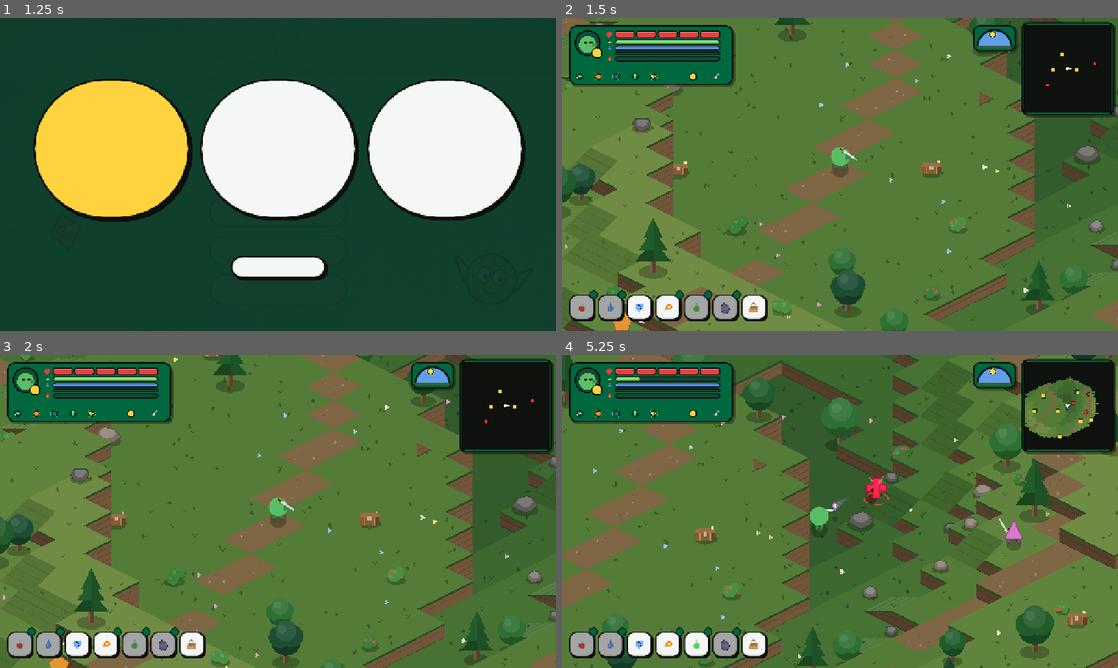
Above: before the commit, frames 1-4 (two rows, left to right).
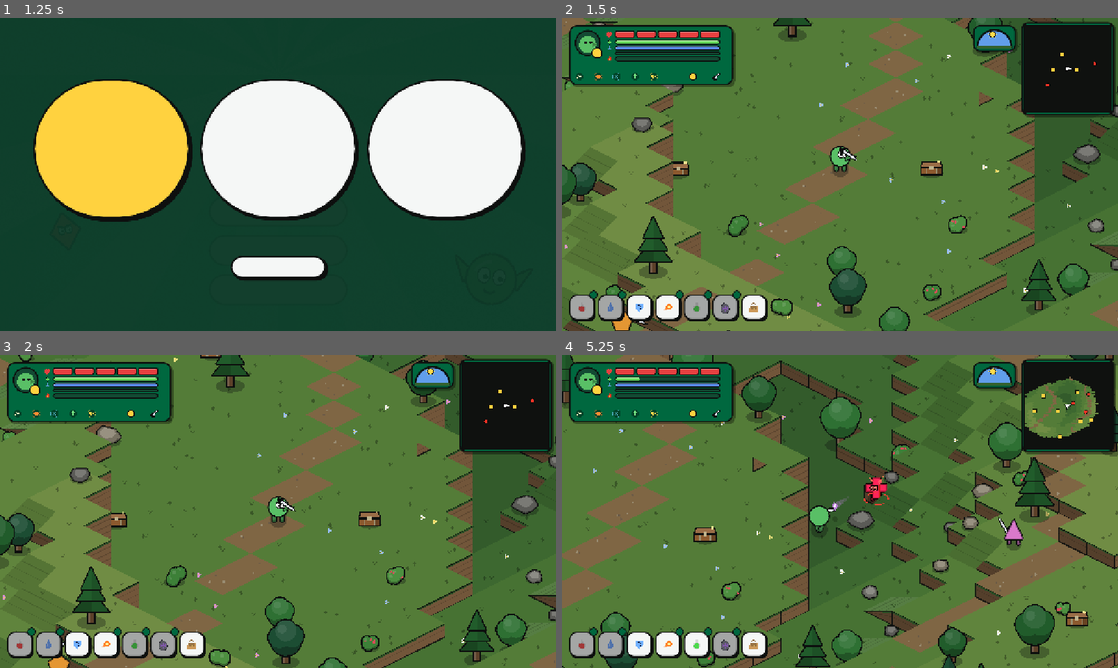
Above: after the commit, the same moments.

Repository: fdamore1984/gobelino-game
Game: Godot game, scene res://scenes/menu.tscn
The game is run twice, just before and just after one commit, with the same random seed, the same clock (stepped at 60 frames per second) and the same inputs.
Inputs (mouse positions are in pixels of both pictures, inside the frame that each line leads up to):
- Up to frame 1 (1.25 s): click "New game" at 0.5 s
- Up to frame 2 (1.5 s): click (673, 149) at 1.27 s
- Up to frame 3 (2 s): no input
- Up to frame 4 (5.25 s): tap Enter (ui_accept) at 2 s; move the mouse to (962, 495) at 2.02 s; hold D (move_right) 2.03-2.75 s; hold J (attack) 2.03-2.75 s; click (962, 495) at 2.17 s; tap F (jump) at 2.27 s; tap Shift (run) at 2.3, 3.8 s; drag from (728, 527) to (812, 574) at 2.77 s; move the mouse to (895, 442) at 3.52 s; hold D (move_right) 3.53-4.25 s; hold J (attack) 3.53-4.25 s; drag from (812, 574) to (673, 464) at 4.27 s; move the mouse to (1006, 558) at 5.02 s; hold A (move_left) from 5.03 s (still down); tap V (focus) at 5.1 s

Frame 1 is identical in both runs. In frame 2, 1.8% of the frame differs, in the area x 0-100%, y 0-100%; in frame 3, 1.9%; in frame 4, 2.9%.

Commit message:
Mondo di gioco nello stile fumettoso di ufotizio.com
Fase 3 del nuovo stile: dopo l'interfaccia, anche il mondo.

- Contorno a inchiostro su personaggio, nemici, gambe, braccia e armi,
  oggetti del mondo (alberi, rocce, casse, totem, mercante, porte) e
  pareti del terreno (bordo, base e spigoli).
- Occhi grandi da fumetto che guardano dove va il personaggio; i nemici
  li hanno arrabbiati.
- Ombre a terra piene, color inchiostro.
- Aiuti comuni in Shapes (ink_disc, ink_mesh, eyes, oval): dischi e mesh
  già pronte, economici anche nel browser.
- Copertine, screenshot itch.io e immagini del tutorial rigenerati.

Co-Authored-By: Claude Opus 5.5 <noreply@anthropic.com>
Claude-Session: https://claude.ai/code/session_01CG3rgBK9W639KdrDSnSm9s

Diff:
--- a/scripts/body_parts.gd
+++ b/scripts/body_parts.gd
@@ -29,8 +29,10 @@
 		var swing := direction * sin(phase + (PI if side > 0.0 else 0.0)) * stride
 		var hip := Vector2(side * spacing, hip_y)
 		var foot := Vector2(side * spacing, foot_y) + Vector2(swing.x, swing.y * 0.5)
+		# Contorno a inchiostro sotto la gamba e il piede (stile fumetto).
+		canvas.draw_line(hip, foot, Color(Shapes.INK, color.a), width + Shapes.INK_WIDTH * 1.5)
+		Shapes.ink_disc(canvas, foot, width * 0.6, color.darkened(0.25), Shapes.INK_WIDTH * 0.75)
 		canvas.draw_line(hip, foot, color, width)
-		Shapes.disc(canvas, foot, width * 0.6, color.darkened(0.25))
 
 
 ## Spada che parte da origin con l'angolo dato: impugnatura, guardia e lama
@@ -45,6 +47,15 @@
 	# Lama: un quadrilatero che si assottiglia e la punta (primitive, che
 	# costano meno dei poligoni da ridisegnare a ogni frame).
 	var shoulder := tip - direction * width * 1.2
+	# Contorno a inchiostro: impugnatura, guardia e lama un po' più grandi, sotto.
+	var ink := Shapes.INK_WIDTH * 0.7
+	var inks := PackedColorArray([Color(Shapes.INK, tint.a)])
+	canvas.draw_line(origin - direction * ink, grip_end, inks[0], width * 0.8 + ink * 2.0)
+	canvas.draw_line(grip_end - side * (width * 1.4 + ink), grip_end + side * (width * 1.4 + ink), inks[0], width * 0.7 + ink * 2.0)
+	canvas.draw_primitive(PackedVector2Array([grip_end + side * (width * 0.55 + ink), shoulder + side * (width * 0.4 + ink),
+			shoulder - side * (width * 0.4 + ink), grip_end - side * (width * 0.55 + ink)]), inks, PackedVector2Array())
+	canvas.draw_primitive(PackedVector2Array([shoulder + side * (width * 0.4 + ink), tip + direction * ink * 1.8,
+			shoulder - side * (width * 0.4 + ink)]), inks, PackedVector2Array())
 	var colors := PackedColorArray([COLOR_BLADE * tint])
 	canvas.draw_primitive(PackedVector2Array([grip_end + side * width * 0.55, shoulder + side * width * 0.4,
 			shoulder - side * width * 0.4, grip_end - side * width * 0.55]), colors, PackedVector2Array())
--- a/scripts/enemy.gd
+++ b/scripts/enemy.gd
@@ -337,6 +337,8 @@
 ## Mesh del corpo e del suo contorno (vedi Shapes), preparate una volta per raggio.
 var _body_mesh: ArrayMesh
 var _outline_mesh: ArrayMesh
+## Contorno a inchiostro sotto il corpo (stile fumetto, vedi Shapes.ink_mesh).
+var _ink_mesh: ArrayMesh
 var _shape_radius := -1.0
 
 ## Sagoma che si vede quando il nemico è dietro a un muro (vedi Silhouette):
@@ -1451,7 +1453,7 @@
 	# Ombra, gambe, corpo con la forma del tipo sopra le gambe e un
 	# "occhio" che indica la direzione.
 	var lift := _air + _height
-	Shapes.disc(self, Vector2(0, radius * 0.8), radius * 0.9 * (1.0 - minf(lift, 150.0) / 200.0), Color(0, 0, 0, 0.25))
+	Shapes.disc(self, Vector2(0, radius * 0.8), radius * 0.9 * (1.0 - minf(lift, 150.0) / 200.0), Shapes.SHADOW)
 	var leg := radius * LEG_FACTOR
 	# I salti (attacco speciale, gradini) sollevano tutto tranne l'ombra.
 	draw_set_transform(Vector2(0, -ground_elevation - lift))
@@ -1467,6 +1469,7 @@
 	var behind := BodyParts.gear_behind(_facing)
 	if behind:
 		_draw_gear()
+	draw_mesh(_ink_mesh, null, Transform2D.IDENTITY, Shapes.INK)
 	draw_mesh(_body_mesh, null, Transform2D.IDENTITY, body)
 	_blood.draw(self, radius, 1.0)
 	_wounds.draw(self, radius, 1.0)
@@ -1488,7 +1491,7 @@
 	if health < max_health and _state != State.DEAD:
 		var width := maxf(40.0, radius * 1.8)
 		var origin := Vector2(-width / 2.0, -radius * 1.2 - 14.0)
-		draw_rect(Rect2(origin - Vector2(1, 1), Vector2(width + 2, 8)), Color(0, 0, 0, 0.5))
+		draw_rect(Rect2(origin - Vector2(2, 2), Vector2(width + 4, 10)), Color(Shapes.INK, 0.85))
 		var gap := 1.5 if max_health <= 10 else 0.0
 		var segment := (width - gap * (max_health - 1)) / max_health
 		for k in health:
@@ -1503,7 +1506,8 @@
 	if is_mutant():
 		_draw_ghoul()
 		return
-	Shapes.disc(self, _facing * radius * 0.5, maxf(radius * 0.2, 4.0), Color(0.1, 0.05, 0.1))
+	# Occhi grandi e arrabbiati che guardano dove va il nemico.
+	Shapes.eyes(self, _facing * radius * 0.3 + Vector2(0, -radius * 0.15), maxf(radius * 0.2, 4.0), _facing, true)
 	if is_casting():
 		_draw_magic()
 	if _is_ranged():
@@ -1618,6 +1622,7 @@
 		var key := "%s:%s" % [_type["shape"], radius]
 		_body_mesh = Shapes.polygon_mesh(key, _shape_points())
 		_outline_mesh = Shapes.outline_mesh(key + ":outline", _shape_points(), 2.0)
+		_ink_mesh = Shapes.ink_mesh(key + ":ink", _shape_points(), Shapes.INK_WIDTH)
 
 
 ## Dietro al corpo: bagliore rosso della carica e copie rosse del corpo
--- a/scripts/loot.gd
+++ b/scripts/loot.gd
@@ -73,7 +73,7 @@
 
 func _draw() -> void:
 	var center := _center()
-	Shapes.disc(self, Vector2(0, -_lift + 4.0), 9.0, Color(0, 0, 0, 0.25))
+	Shapes.disc(self, Vector2(0, -_lift + 4.0), 9.0, Shapes.SHADOW)
 	if LowHealthVignette.focus_held():
 		var pulse := 0.5 + 0.5 * sin(_age * 5.0)
 		Shapes.glow(self, center, SIZE * FOCUS_SCALE * FOCUS_AURA * (0.9 + 0.1 * pulse), COLOR_AURA)
--- a/scripts/obstacle.gd
+++ b/scripts/obstacle.gd
@@ -184,8 +184,23 @@
 
 func _draw_shadow(width: float) -> void:
 	draw_set_transform(Vector2(0, -_lift), 0.0, Vector2(1.0, 0.45))
-	draw_circle(Vector2.ZERO, width, Color(0, 0, 0, 0.25))
+	draw_circle(Vector2.ZERO, width, Shapes.SHADOW)
 	draw_set_transform(Vector2(0, -_lift))
+
+
+## Contorno a inchiostro (stile fumetto): disegnati prima del pieno, un
+## cerchio, un poligono o un rettangolo un po' più grandi, neri.
+func _ink_circle(center: Vector2, circle_radius: float, alpha := 1.0) -> void:
+	draw_circle(center, circle_radius + Shapes.INK_WIDTH, Color(Shapes.INK, alpha))
+
+
+func _ink_polygon(points: PackedVector2Array, alpha := 1.0) -> void:
+	for grown in Geometry2D.offset_polygon(points, Shapes.INK_WIDTH, Geometry2D.JOIN_ROUND):
+		draw_colored_polygon(grown, Color(Shapes.INK, alpha))
+
+
+func _ink_rect(rect: Rect2) -> void:
+	draw_rect(rect.grow(Shapes.INK_WIDTH), Shapes.INK)
 
 
 ## Tronco e chioma: tonda (latifoglia) o a strati di triangoli (abete).
@@ -193,6 +208,7 @@
 	_draw_shadow(radius * 0.9)
 	var trunk := _type_color("trunk")
 	var trunk_height := radius * 1.1
+	_ink_rect(Rect2(-radius * 0.18, -trunk_height, radius * 0.36, trunk_height))
 	draw_rect(Rect2(-radius * 0.18, -trunk_height, radius * 0.36, trunk_height), trunk)
 	draw_rect(Rect2(-radius * 0.18, -trunk_height, radius * 0.12, trunk_height), trunk.lightened(0.15))
 	var leaves := _color(rng.randi())
@@ -203,10 +219,16 @@
 			var width := radius * (1.1 - k * 0.25)
 			var base_y := -trunk_height * 0.6 - k * radius * 0.7
 			var tip_y := base_y - radius * 1.3
+			_ink_polygon(PackedVector2Array([Vector2(-width, base_y), Vector2(width, base_y), Vector2(0, tip_y)]), _canopy_alpha)
 			draw_colored_polygon(PackedVector2Array([Vector2(-width, base_y), Vector2(width, base_y), Vector2(0, tip_y)]), dark if k == 0 else leaves)
 			draw_colored_polygon(PackedVector2Array([Vector2(0, base_y), Vector2(width, base_y), Vector2(0, tip_y)]), leaves.darkened(0.12))
 	else:
 		var center := Vector2(0, -trunk_height - radius * 0.55)
+		# Contorno unico attorno a tutta la chioma.
+		_ink_circle(center + Vector2(0, radius * 0.2), radius, _canopy_alpha)
+		_ink_circle(center + Vector2(-radius * 0.45, 0), radius * 0.7, _canopy_alpha)
+		_ink_circle(center + Vector2(radius * 0.4, -radius * 0.1), radius * 0.75, _canopy_alpha)
+		_ink_circle(center + Vector2(0, -radius * 0.45), radius * 0.7, _canopy_alpha)
 		draw_circle(center + Vector2(0, radius * 0.2), radius, dark)
 		draw_circle(center + Vector2(-radius * 0.45, 0), radius * 0.7, leaves)
 		draw_circle(center + Vector2(radius * 0.4, -radius * 0.1), radius * 0.75, leaves)
@@ -223,6 +245,7 @@
 	for k in sides:
 		var angle := TAU * k / sides + rng.randf_range(-0.2, 0.2)
 		points.append(Vector2(cos(angle), sin(angle) * 0.75) * radius * rng.randf_range(0.8, 1.05) + Vector2(0, -radius * 0.45))
+	_ink_polygon(points)
 	draw_colored_polygon(points, color.darkened(0.15))
 	var top := PackedVector2Array()
 	for point in points:
@@ -239,6 +262,9 @@
 	var blobs := []
 	for k in 5:
 		blobs.append([Vector2(rng.randf_range(-0.6, 0.6), rng.randf_range(-0.9, -0.3)) * radius, radius * rng.randf_range(0.4, 0.6)])
+	for blob: Array in blobs:
+		_ink_circle(blob[0] + Vector2(0, 4), blob[1])
+		_ink_circle(blob[0], blob[1])
 	for blob: Array in blobs:
 		draw_circle(blob[0] + Vector2(0, 4), blob[1], color.darkened(0.3))
 	for blob: Array in blobs:
@@ -273,6 +299,7 @@
 		var height := radius * (0.9 - k * 0.1)
 		y -= height
 		# Faccia davanti e lato in ombra, come un blocco squadrato.
+		_ink_rect(Rect2(-width, y, width * 2.0, height))
 		draw_rect(Rect2(-width, y, width * 2.0, height), stone.darkened(0.05 * k))
 		draw_rect(Rect2(width * 0.55, y, width * 0.45, height), stone.darkened(0.25))
 		draw_line(Vector2(-width, y), Vector2(width, y), stone.lightened(0.2), 2.0)
@@ -293,6 +320,7 @@
 	var metal := _type_color("metal")
 	var width := radius * 1.3
 	var height := radius * 0.9
+	_ink_rect(Rect2(-width, -height, width * 2.0, height))
 	draw_rect(Rect2(-width, -height, width * 2.0, height), wood)
 	draw_rect(Rect2(width * 0.55, -height, width * 0.45, height), wood.darkened(0.25))
 	for x: float in [-width * 0.6, width * 0.4]:
@@ -302,6 +330,7 @@
 		draw_colored_polygon(PackedVector2Array([Vector2(-width, -height - 2.0), Vector2(width, -height - 2.0), Vector2(width * 0.9, -height - radius * 1.1), Vector2(-width * 0.9, -height - radius * 1.1)]), wood.lightened(0.05))
 		return
 	var lid := PackedVector2Array([Vector2(-width, -height), Vector2(width, -height), Vector2(width * 0.85, -height - radius * 0.6), Vector2(-width * 0.85, -height - radius * 0.6)])
+	_ink_polygon(lid)
 	draw_colored_polygon(lid, wood.lightened(0.12))
 	draw_rect(Rect2(-4.0, -height - 3.0, 8.0, 9.0), metal)
 	var pulse := 0.5 + 0.5 * sin(Time.get_ticks_msec() / 300.0)
@@ -325,11 +354,12 @@
 	# Il mercante dondola appena, come se respirasse.
 	var breath := sin(Time.get_ticks_msec() / 400.0) * 1.5
 	var body := Vector2(0, -height - 6.0 + breath * 0.5)
+	var head := body + Vector2(0, -radius * 0.55 + breath * 0.3)
+	_ink_circle(body, radius * 0.42)
+	_ink_circle(head, radius * 0.28)
 	draw_circle(body, radius * 0.42, robe)
-	var head := body + Vector2(0, -radius * 0.55 + breath * 0.3)
 	draw_circle(head, radius * 0.28, skin)
-	draw_circle(head + Vector2(-4, -1), 2.2, Color(0.1, 0.1, 0.1))
-	draw_circle(head + Vector2(4, -1), 2.2, Color(0.1, 0.1, 0.1))
+	Shapes.eyes(self, head + Vector2(0, -1), radius * 0.09, Vector2.DOWN)
 	draw_colored_polygon(PackedVector2Array([head + Vector2(-radius * 0.36, -radius * 0.14), head + Vector2(radius * 0.36, -radius * 0.14),
 			head + Vector2(radius * 0.12, -radius * 0.85)]), robe.darkened(0.25))
 	draw_line(head + Vector2(-radius * 0.42, -radius * 0.14), head + Vector2(radius * 0.42, -radius * 0.14), robe.darkened(0.45), 3.0)
@@ -344,6 +374,7 @@
 		draw_colored_polygon(PackedVector2Array([Vector2(x0 * 0.92, back), Vector2(x1 * 0.92, back), Vector2(x1, front), Vector2(x0, front)]), color)
 		draw_circle(Vector2((x0 + x1) / 2.0, front), (x1 - x0) / 2.0, color.darkened(0.08))
 	# Bancone con la merce.
+	_ink_rect(Rect2(-width, -height, width * 2.0, height))
 	draw_rect(Rect2(-width, -height, width * 2.0, height), wood)
 	draw_rect(Rect2(width * 0.6, -height, width * 0.4, height), wood.darkened(0.25))
 	draw_rect(Rect2(-width - 4.0, -height - 5.0, width * 2.0 + 8.0, 6.0), wood.lightened(0.15))
@@ -354,6 +385,7 @@
 	# Insegna con la moneta sopra la tenda.
 	var pulse := 0.5 + 0.5 * sin(Time.get_ticks_msec() / 300.0)
 	var board := Vector2(0, top - 10.0)
+	_ink_circle(board, 9.0)
 	draw_circle(board, 9.0, gold.darkened(0.3))
 	draw_circle(board, 7.0, gold)
 	draw_circle(board + Vector2(7, -7), 1.5 + pulse * 1.5, Color(1.0, 0.97, 0.7, 0.5 + 0.5 * pulse))
@@ -371,6 +403,7 @@
 		arch.append(_edge * cos(angle) * width + Vector2(0, -sin(angle) * height))
 		rim.append(_edge * cos(angle) * (width + 7.0) + Vector2(0, -sin(angle) * (height + 7.0)))
 	var stone := _color(1)
+	_ink_polygon(rim)
 	draw_colored_polygon(rim, stone.darkened(0.2))
 	draw_colored_polygon(arch, inside)
 	for k in 7:
@@ -473,12 +506,15 @@
 	var depth := radius * 0.5
 	var wall_h := radius * 1.25
 	# Basamento a gradino.
+	_ink_polygon(PackedVector2Array([Vector2(-w - 8, 4), Vector2(w + 8, 4), Vector2(w + 8, -6), Vector2(-w - 8, -6)]))
 	draw_colored_polygon(PackedVector2Array([Vector2(-w - 8, 4), Vector2(w + 8, 4), Vector2(w + 8, -6), Vector2(-w - 8, -6)]), stone.darkened(0.25))
 	# Cella: fianco in ombra e facciata.
+	_ink_polygon(PackedVector2Array([Vector2(w, -6), Vector2(w + depth * 0.6, -6 - depth * 0.5), Vector2(w + depth * 0.6, -6 - depth * 0.5 - wall_h), Vector2(w, -6 - wall_h)]))
 	draw_colored_polygon(PackedVector2Array([Vector2(w, -6), Vector2(w + depth * 0.6, -6 - depth * 0.5), Vector2(w + depth * 0.6, -6 - depth * 0.5 - wall_h), Vector2(w, -6 - wall_h)]), stone.darkened(0.3))
 	draw_colored_polygon(PackedVector2Array([Vector2(-w, -6), Vector2(w, -6), Vector2(w, -6 - wall_h), Vector2(-w, -6 - wall_h)]), stone)
 	# Frontone triangolare con una crepa.
 	var roof := -6 - wall_h
+	_ink_polygon(PackedVector2Array([Vector2(-w - 6, roof), Vector2(w + 6, roof), Vector2(0, roof - radius * 0.6)]))
 	draw_colored_polygon(PackedVector2Array([Vector2(-w - 6, roof), Vector2(w + 6, roof), Vector2(0, roof - radius * 0.6)]), stone.lightened(0.1))
 	draw_colored_polygon(PackedVector2Array([Vector2(w + 6, roof), Vector2(w + 6 + depth * 0.6, roof - depth * 0.5), Vector2(depth * 0.6, roof - radius * 0.6 - depth * 0.5), Vector2(0, roof - radius * 0.6)]), stone.darkened(0.15))
 	draw_polyline(PackedVector2Array([Vector2(-w * 0.3, roof - 4), Vector2(-w * 0.15, roof - 12), Vector2(-w * 0.25, roof - 20)]), stone.darkened(0.45), 1.5)
--- a/scripts/player.gd
+++ b/scripts/player.gd
@@ -69,6 +69,8 @@
 enum State { NORMAL, ATTACK, PARRY, DODGE, SLIDE, HURT, DEAD, SLAM, FALL, RECOIL, DRINK, SPECIAL }
 
 const RADIUS := 22.0
+## Grandezza degli occhi rispetto al corpo.
+const EYE_SIZE := 0.24
 const START_HEALTH := 5
 ## Vita massima in più ogni tanti livelli, oltre ai potenziamenti: tiene
 ## il passo con il danno dei nemici, che cresce con il livello.
@@ -2661,7 +2663,7 @@
 	# L'ombra resta a terra e si rimpicciolisce durante il salto; tutto il
 	# resto sale con il personaggio. In scivolata il corpo si schiaccia.
 	var shadow_scale := clampf(1.0 - _height / 160.0, 0.5, 1.0)
-	Shapes.disc(self, Vector2(0, RADIUS * 0.8 - ground_elevation), RADIUS * 0.9 * shadow_scale, Color(0, 0, 0, 0.25))
+	Shapes.disc(self, Vector2(0, RADIUS * 0.8 - ground_elevation), RADIUS * 0.9 * shadow_scale, Shapes.SHADOW)
 	var body_scale := Vector2(1.2, 0.6) if _state == State.SLIDE else Vector2.ONE
 	var lift := -altitude() + (RADIUS * 0.4 if _state == State.SLIDE else 0.0)
 	# Caricando lo slam aereo si ondeggia piano a mezz'aria.
@@ -2726,7 +2728,7 @@
 	var behind := BodyParts.gear_behind(facing)
 	if behind:
 		_draw_gear(body)
-	Shapes.disc(self, Vector2.ZERO, RADIUS, body)
+	Shapes.ink_disc(self, Vector2.ZERO, RADIUS, body)
 	_blood.draw(self, RADIUS, body.a)
 	_wounds.draw(self, RADIUS, body.a)
 	if not behind:
@@ -2755,13 +2757,17 @@
 	HBombBlast.draw_bomb(self, H_BOMB_HELD, H_BOMB_LENGTH, glow, facing.x < 0.0)
 
 
-## "Naso" che indica la direzione e, da vivo, la spada, la fiaschetta in
-## uso e la lanterna.
+## "Naso" che indica la direzione, gli occhi grandi da fumetto e, da vivo,
+## la spada, la fiaschetta in uso e la lanterna.
 func _draw_gear(body: Color) -> void:
 	var tip := facing * (RADIUS + 12.0)
 	var side := facing.orthogonal() * 9.0
+	var ink := facing.orthogonal() * (9.0 + Shapes.INK_WIDTH)
+	draw_primitive(PackedVector2Array([tip + facing * Shapes.INK_WIDTH * 1.6, facing * RADIUS * 0.5 + ink, facing * RADIUS * 0.5 - ink]),
+			PackedColorArray([Color(Shapes.INK, body.a)]), PackedVector2Array())
 	draw_primitive(PackedVector2Array([tip, facing * RADIUS * 0.6 + side, facing * RADIUS * 0.6 - side]), PackedColorArray([body.darkened(0.3)]), PackedVector2Array())
 	if _state != State.DEAD:
+		Shapes.eyes(self, facing * RADIUS * 0.25 + Vector2(0, -RADIUS * 0.2), RADIUS * EYE_SIZE, facing, false, body.a)
 		_draw_sword()
 		if _state == State.DRINK:
 			_draw_flask()
--- a/scripts/shapes.gd
+++ b/scripts/shapes.gd
@@ -14,6 +14,52 @@
 static var _disc: ImageTexture
 ## Forma (chiave) -> mesh già pronta, per draw_mesh.
 static var _meshes := {}
+
+
+## Tratto a inchiostro del mondo (stile fumetto del sito, vedi UiStyle):
+## colore e spessore dei contorni di personaggi, nemici e oggetti.
+const INK := UiStyle.INK
+const INK_WIDTH := 3.0
+## Ombre a terra: inchiostro trasparente, piene e senza sfumatura.
+const SHADOW := Color(0.05, 0.06, 0.06, 0.32)
+
+
+## Disco pieno col contorno a inchiostro (un disco nero un po' più grande sotto).
+static func ink_disc(canvas: CanvasItem, center: Vector2, radius: float, color: Color, width := INK_WIDTH) -> void:
+	disc(canvas, center, radius + width, Color(INK, color.a))
+	disc(canvas, center, radius, color)
+
+
+## Ovale pieno (raggi diversi in orizzontale e in verticale), come disc.
+static func oval(canvas: CanvasItem, center: Vector2, radii: Vector2, color: Color) -> void:
+	if radii.x <= 0.0 or radii.y <= 0.0:
+		return
+	canvas.draw_texture_rect(disc_texture(), Rect2(center - radii, radii * 2.0), false, color)
+
+
+## Occhi grandi da fumetto, come quelli di Ufotizio: due ovali bianchi col
+## contorno nero e le pupille che guardano verso look. size è il raggio
+## orizzontale di un occhio; arrabbiati con le sopracciglia storte.
+static func eyes(canvas: CanvasItem, center: Vector2, size: float, look: Vector2, angry := false, alpha := 1.0) -> void:
+	var spacing := size * 1.25 * (1.0 - 0.3 * absf(look.x))
+	var radii := Vector2(size, size * 1.25)
+	var ink := Color(INK, alpha)
+	for side: float in [-1.0, 1.0]:
+		var eye := center + Vector2(side * spacing, 0)
+		oval(canvas, eye, radii + Vector2(2.0, 2.0), ink)
+		oval(canvas, eye, radii, Color(1, 1, 1, alpha))
+		disc(canvas, eye + look * size * 0.45 + Vector2(0, size * 0.15), size * 0.5, ink)
+		if angry:
+			canvas.draw_line(eye + Vector2(side * size * 1.1, -radii.y * 1.25), eye + Vector2(-side * size * 0.6, -radii.y * 0.75), ink, maxf(2.0, size * 0.4))
+
+
+## Mesh del poligono allargato di width a spigoli tondi: disegnata sotto il
+## poligono fa da contorno a inchiostro (ricordata con la chiave data).
+static func ink_mesh(key: Variant, points: PackedVector2Array, width := INK_WIDTH) -> ArrayMesh:
+	if not _meshes.has(key):
+		var grown := Geometry2D.offset_polygon(points, width, Geometry2D.JOIN_ROUND)
+		_meshes[key] = polygon_mesh([key, "ink"], grown[0] if not grown.is_empty() else points)
+	return _meshes[key]
 
 
 ## Disco pieno, come draw_circle.
--- a/scripts/world.gd
+++ b/scripts/world.gd
@@ -51,6 +51,10 @@
 ## generate_region); avvicinandosi al bordo Game mette in pausa e genera la
 ## regione nuova. I pezzi da disegnare vengono creati un po' prima che
 ## entrino nello schermo, uno per frame, così non ci sono scatti.
+
+## Contorno a inchiostro delle pareti dei blocchi (stile fumetto).
+const CLIFF_INK_WIDTH := 3.0
+const CLIFF_INK_ALPHA := 0.85
 
 const DATA := preload("res://data/world.json")
 
@@ -1583,8 +1587,20 @@
 			lip_points.append(a - Vector2(0, top_a - lip_a))
 		if lip_points.size() >= 3:
 			_fill(canvas, lip_points, _lip_color)
-	_line(canvas, a - Vector2(0, bottom_a), b - Vector2(0, bottom_b), Color(0, 0, 0, 0.3), 2.0)
+	_ink_face(canvas, a, b, top_a, top_b, bottom_a, bottom_b)
 	_light_mode = LightMode.NONE
+
+
+## Contorno a inchiostro della parete tra a e b (stile fumetto): bordo in
+## cima, base e spigoli ai lati.
+func _ink_face(canvas: Object, a: Vector2, b: Vector2, top_a: float, top_b: float, bottom_a: float, bottom_b: float) -> void:
+	var ink := Color(Shapes.INK, CLIFF_INK_ALPHA)
+	_line(canvas, a - Vector2(0, top_a), b - Vector2(0, top_b), ink, CLIFF_INK_WIDTH)
+	_line(canvas, a - Vector2(0, bottom_a), b - Vector2(0, bottom_b), ink, CLIFF_INK_WIDTH)
+	if top_a - bottom_a >= 0.5:
+		_line(canvas, a - Vector2(0, top_a), a - Vector2(0, bottom_a), ink, CLIFF_INK_WIDTH * 0.8)
+	if top_b - bottom_b >= 0.5:
+		_line(canvas, b - Vector2(0, top_b), b - Vector2(0, bottom_b), ink, CLIFF_INK_WIDTH * 0.8)
 
 
 ## Parete di pietra delle catacombe tra a e b (dall'alto top alla base
Binary file changed: assets/tutorial/en/arsenal.png
Binary file changed: assets/tutorial/en/buildings.png
Binary file changed: assets/tutorial/en/combo.png
Binary file changed: assets/tutorial/en/dodge.png
Binary file changed: assets/tutorial/en/enemies.png
Binary file changed: assets/tutorial/en/frenzy_bar.png
Binary file changed: assets/tutorial/en/frenzy_special.png
Binary file changed: assets/tutorial/en/loot.png
Binary file changed: assets/tutorial/en/metro.png
Binary file changed: assets/tutorial/en/move.png
Binary file changed: assets/tutorial/en/parry.png
Binary file changed: assets/tutorial/en/progress.png
(and 52 more such lines)
